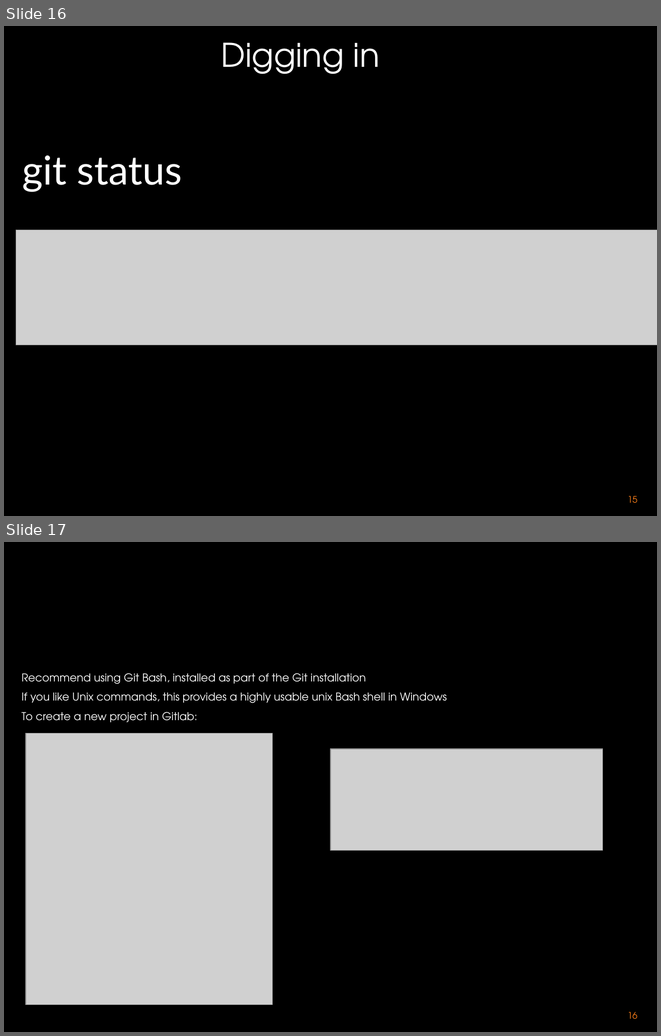
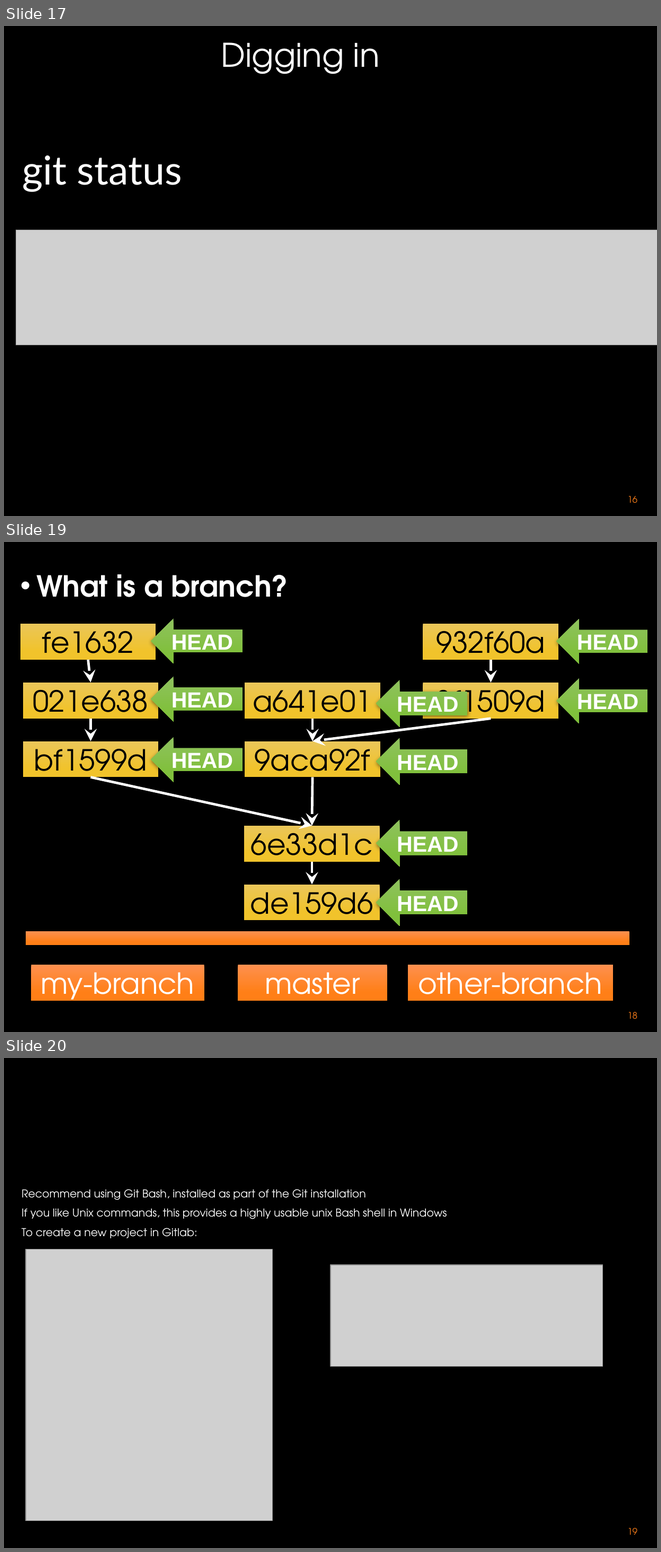
Before and after one commit to vgrazi/presentations, a slide deck: Anatomy of a Git Project-OracleCodeOne.pptx. Shown one above the other, each under a label of ours: slides 16 and 17 before the commit, slides 17, 19 and 20 after it; the slides between them are not shown. The pictures are 661x1036 and 661x1552 pixels, drawn with LibreOffice and Linux fonts; fonts in the diff are those of the drawing; grey boxes stand for pictures; background and template pictures are left out. Boxes give left, top, right and bottom in pixels: in the first picture for what was removed or moved away, otherwise in the second. Text is boxed around its words. In the diff, an @@ line names an element or a change of style, - is before the commit and + after.

```diff
--- a/Anatomy of a Git Project-OracleCodeOne.pptx
+++ b/Anatomy of a Git Project-OracleCodeOne.pptx
@@ slide 19 added at (4,542,657,1032), background #000000 @@
@@ text added at (37,574,288,597), 32 pt, text #FFFFFF, bold @@
+• What is a branch?
@@ left arrow added at (151,618,242,663), fill gradient #8FC15E to #81C13C, 24 pt, text #FFFFFF, bold @@
+HEAD
@@ left arrow added at (556,618,648,663), fill gradient #8FC15E to #81C13C, 24 pt, text #FFFFFF, bold @@
+HEAD
@@ rectangle added at (20,624,156,660), fill gradient #EBC659 to #F2C42C, 32 pt, text #000000 @@
+fe1632
@@ rectangle added at (423,624,558,660), fill gradient #EBC659 to #F2C42C, 32 pt, text #000000 @@
+932f60a
@@ arrow added from (88, 660) to (91, 682), #FFFFFF 2.75 pt @@
@@ arrow added from (491, 660) to (491, 682), #FFFFFF 2.75 pt @@
@@ rectangle added at (23,682,158,718), fill gradient #EBC659 to #F2C42C, 32 pt, text #000000 @@
+021e638
@@ left arrow added at (151,677,242,722), fill gradient #8FC15E to #81C13C, 24 pt, text #FFFFFF, bold @@
+HEAD
@@ rectangle added at (245,682,380,718), fill gradient #EBC659 to #F2C42C, 32 pt, text #000000 @@
+a641e01
@@ left arrow added at (376,680,468,727), fill gradient #8FC15E to #81C13C, 24 pt, text #FFFFFF, bold @@
+HEAD
@@ rectangle added at (423,682,558,718), fill gradient #EBC659 to #F2C42C, 32 pt, text #000000 @@
+3f1509d
@@ left arrow added at (556,678,648,723), fill gradient #8FC15E to #81C13C, 24 pt, text #FFFFFF, bold @@
+HEAD
@@ arrow added from (91, 718) to (91, 741), #FFFFFF 2.75 pt @@
@@ arrow added from (312, 718) to (312, 741), #FFFFFF 2.75 pt @@
@@ arrow added from (491, 718) to (312, 741), #FFFFFF 2.75 pt @@
@@ rectangle added at (23,741,158,777), fill gradient #EBC659 to #F2C42C, 32 pt, text #000000 @@
+bf1599d
@@ left arrow added at (151,737,242,782), fill gradient #8FC15E to #81C13C, 24 pt, text #FFFFFF, bold @@
+HEAD
@@ rectangle added at (245,741,380,777), fill gradient #EBC659 to #F2C42C, 32 pt, text #000000 @@
+9aca92f
@@ left arrow added at (376,738,468,785), fill gradient #8FC15E to #81C13C, 24 pt, text #FFFFFF, bold @@
+HEAD
@@ arrow added from (91, 777) to (312, 826), #FFFFFF 2.75 pt @@
@@ arrow added from (312, 777) to (312, 826), #FFFFFF 2.75 pt @@
@@ rectangle added at (244,826,379,861), fill gradient #EBC659 to #F2C42C, 32 pt, text #000000 @@
+6e33d1c
@@ left arrow added at (376,820,468,866), fill gradient #8FC15E to #81C13C, 24 pt, text #FFFFFF, bold @@
+HEAD
@@ arrow added from (312, 861) to (312, 884), #FFFFFF 2.75 pt @@
@@ rectangle added at (244,884,379,920), fill gradient #EBC659 to #F2C42C, 32 pt, text #000000 @@
+de159d6
@@ left arrow added at (376,879,468,926), fill gradient #8FC15E to #81C13C, 24 pt, text #FFFFFF, bold @@
+HEAD
@@ rectangle added at (26,931,629,945), fill gradient #FE904F to #FF8019 @@
@@ rectangle added at (32,964,204,1000), fill gradient #FE904F to #FF8019, 32 pt, text #FFFFFF @@
+my-branch
@@ rectangle added at (238,964,387,1000), fill gradient #FE904F to #FF8019, 32 pt, text #FFFFFF @@
+master
@@ rectangle added at (407,964,613,1000), fill gradient #FE904F to #FF8019, 32 pt, text #FFFFFF @@
+other-branch
@@ page number added at (627,1012,637,1019), 10 pt, text #FE801A @@
+18
@@ what was slide 16 is now slide 17 @@
@@ page number at (627,496,637,502): text changed @@
-15
+16
@@ what was slide 17 is now slide 20 @@
@@ page number at (627,1528,637,1534): text changed @@
-16
+19
```
Also in this commit, not shown: 5 slides changed, 3 other slides added, 1 slide removed.
